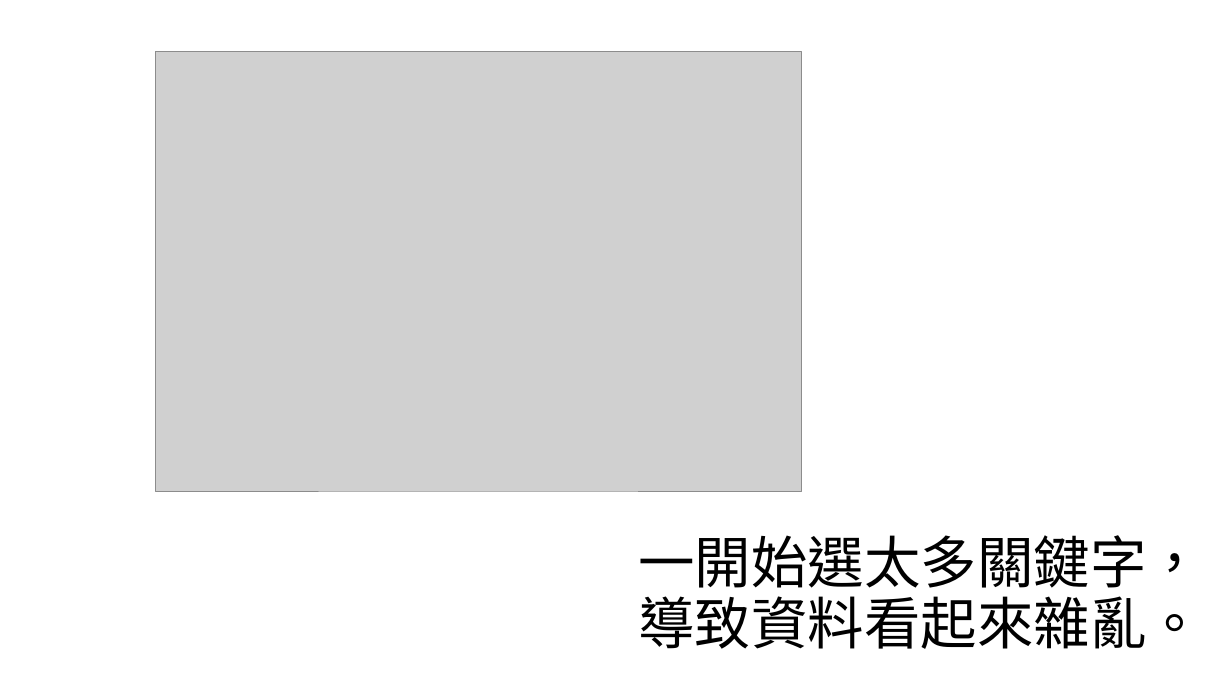
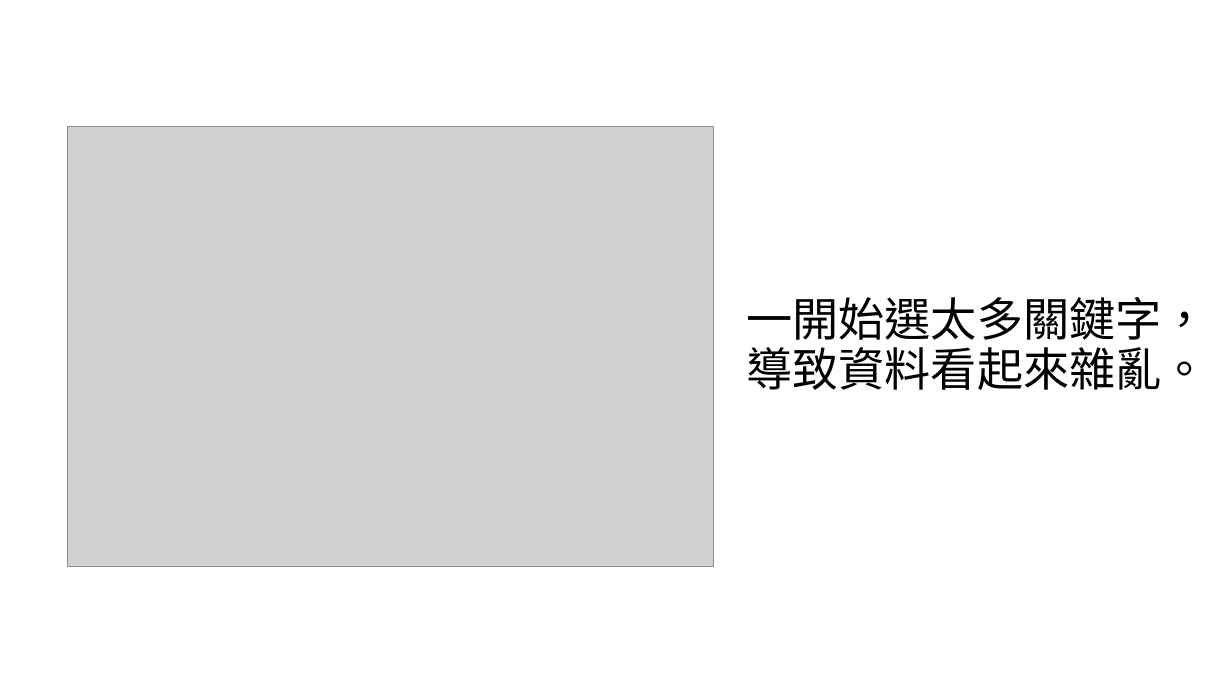
Before and after one commit to desk2000/Extradition-Bill, a slide deck: slide 31 of 從論壇分析台灣人對反送中的討論度.pptx (slide 30 before the commit). Drawn at 1232x693 pixels with LibreOffice and Linux fonts; fonts in the diff are those of the drawing; grey boxes stand for pictures. Boxes give left, top, right and bottom in pixels: in the first picture for what was removed or moved away, otherwise in the second. Text is boxed around its words. In the diff, an @@ line names an element or a change of style, - is before the commit and + after.

```diff
--- a/從論壇分析台灣人對反送中的討論度.pptx
+++ b/從論壇分析台灣人對反送中的討論度.pptx
@@ picture: place and size @@
-picture at (155,52,801,492)
+picture at (67,127,714,567)
@@ title "一開始選太多關鍵字， 導致資料看起來雜亂。": place and size @@
-title "一開始選太多關鍵字， 導致資料看起來雜亂。" at (638,535,1203,649)
+title "一開始選太多關鍵字， 導致資料看起來雜亂。" at (746,297,1208,390)
@@ title "一開始選太多關鍵字， 導致資料看起來雜亂。" at (746,297,1208,390): size 44 to 36 pt, font Noto Sans CJK SC to Karla @@
```
Also in this commit, not shown: 17 other slides changed, 3 slides added, 2 slides removed, 1 other file.
